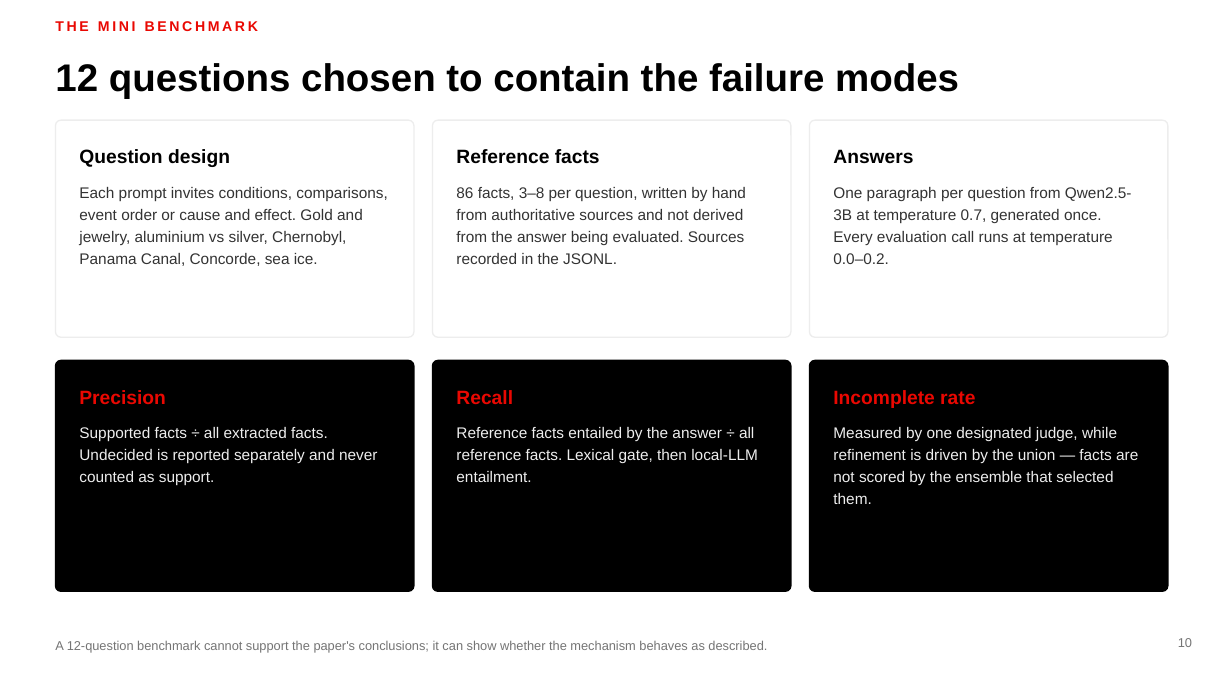
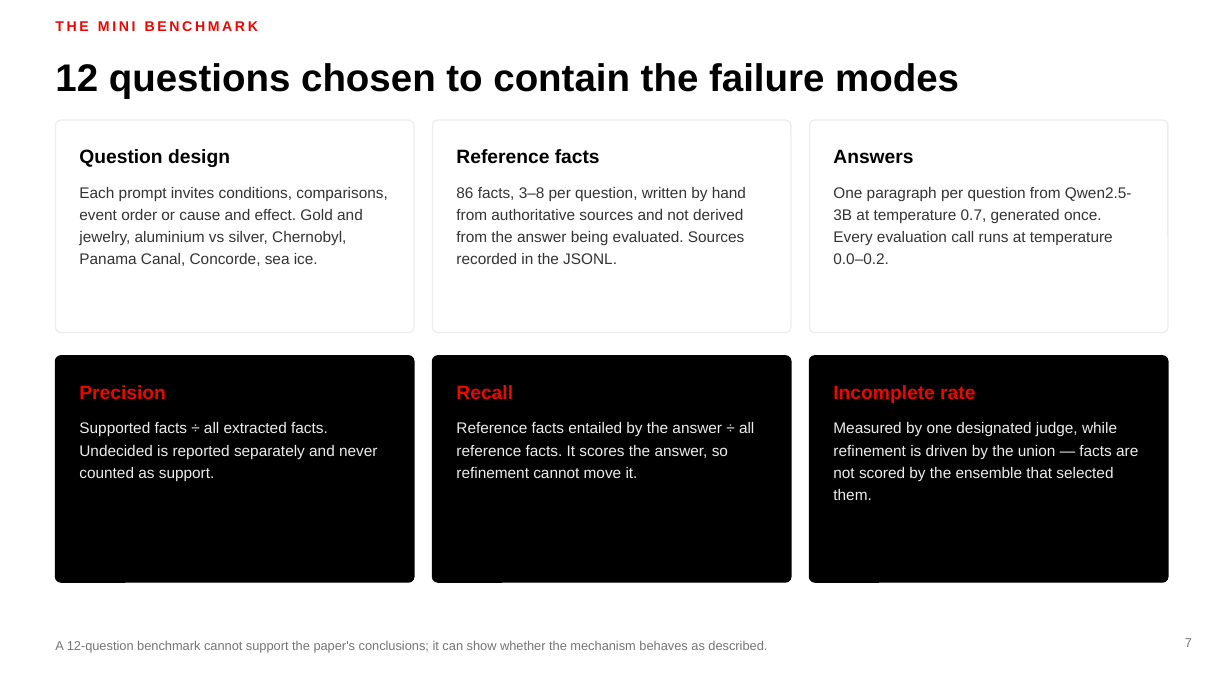
Before and after one commit to MadhavKrishna06/Verifact-Lite, a slide deck: slide 7 of presentation/VERIFACT-Lite-TTU.pptx (slide 10 before the commit). Drawn at 1232x693 pixels with LibreOffice and Linux fonts; fonts in the diff are those of the drawing. Boxes give left, top, right and bottom in pixels: in the first picture for what was removed or moved away, otherwise in the second. Text is boxed around its words. In the diff, an @@ line names an element or a change of style, - is before the commit and + after.

```diff
--- a/presentation/VERIFACT-Lite-TTU.pptx
+++ b/presentation/VERIFACT-Lite-TTU.pptx
@@ rounded rectangle: place and size @@
-rounded rectangle at [55, 120, 414, 337]
+rounded rectangle at [55, 120, 414, 333]
@@ rounded rectangle: place and size @@
-rounded rectangle at [433, 120, 791, 337]
+rounded rectangle at [433, 120, 791, 333]
@@ rounded rectangle: place and size @@
-rounded rectangle at [810, 120, 1168, 337]
+rounded rectangle at [810, 120, 1168, 333]
@@ rounded rectangle: place and size @@
-rounded rectangle at [55, 360, 414, 592]
+rounded rectangle at [55, 356, 414, 582]
@@ rounded rectangle: place and size @@
-rounded rectangle at [433, 360, 791, 592]
+rounded rectangle at [433, 356, 791, 582]
@@ rounded rectangle: place and size @@
-rounded rectangle at [810, 360, 1168, 592]
+rounded rectangle at [810, 356, 1168, 582]
@@ 3 texts: place and size @@
-3 texts at [79, 390, 975, 408]
+3 texts at [79, 385, 975, 403]
@@ text "Supported facts ÷ all extracted ...": place and size @@
-text "Supported facts ÷ all extracted ..." at [79, 427, 377, 486]
+text "Supported facts ÷ all extracted ..." at [79, 422, 377, 481]
@@ text "Measured by one designated judge, ...": place and size @@
-text "Measured by one designated judge, ..." at [833, 427, 1138, 504]
+text "Measured by one designated judge, ..." at [833, 422, 1138, 500]
@@ text at [456, 422, 754, 478]: text changed @@
-Reference facts entailed by the answer ÷ all reference facts. Lexical gate, then local-LLM entailment.
+Reference facts entailed by the answer ÷ all reference facts. It scores the answer, so refinement cannot move it.
@@ page number at [1185, 638, 1192, 647]: text changed @@
-10
+7
```
Also in this commit, not shown: 13 other slides changed, 2 slides added, 7 slides removed, 1 other file.
